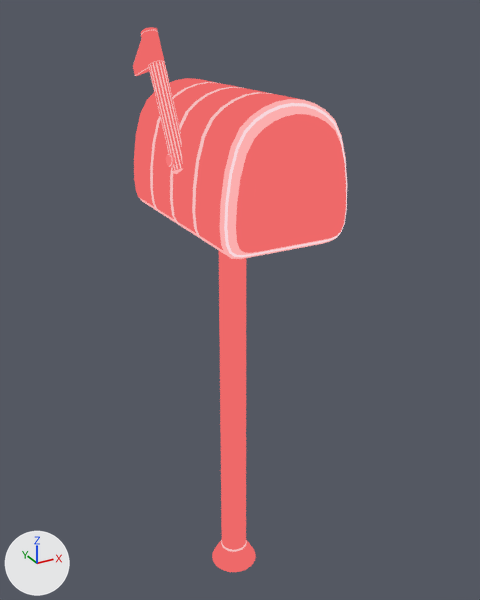
A saved change to the glTF model assets/3D/small things/Briefkasten.glb.
The view is the same before and after, from a 50 mm lens placed at (-0.413, -0.772, 0.869), pointed at (0.018, 0.01, 0.478). Arrows for +X, +Y and +Z are at lower left; the lights stay in place. Where no turn or scale is listed for an object, it has been applied to the vertices.

Objects in the first picture: 'Briefkasten'.
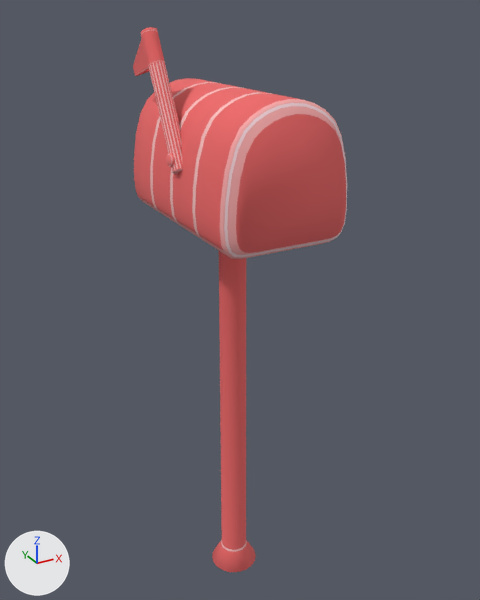
Pixel boxes (x1, y1, x2, y2) of what changed, in the pictures (480 x 600 px):
'Briefkasten', recoloured
    both: (133, 27, 347, 572)

Patch to the scene script:
```diff
--- a/assets/3D/small things/Briefkasten.glb.py
+++ b/assets/3D/small things/Briefkasten.glb.py
@@ mat_material @@
+mat_material = principled_material('_MATERIAL')
+mat_material.texture = img_gradienttextures
+mat_material.roughness = 1.0
@@ me_cylinder @@
 me_cylinder.from_pydata(...)  # 1128 vertices, 2236 faces; spans x -0.097..0.088, y -0.15..0.14, z 0.0..0.847
-me_cylinder.materials.append(mat_briefkasten_001)
+me_cylinder.materials.append(mat_material)  # picture img_gradienttextures
```
